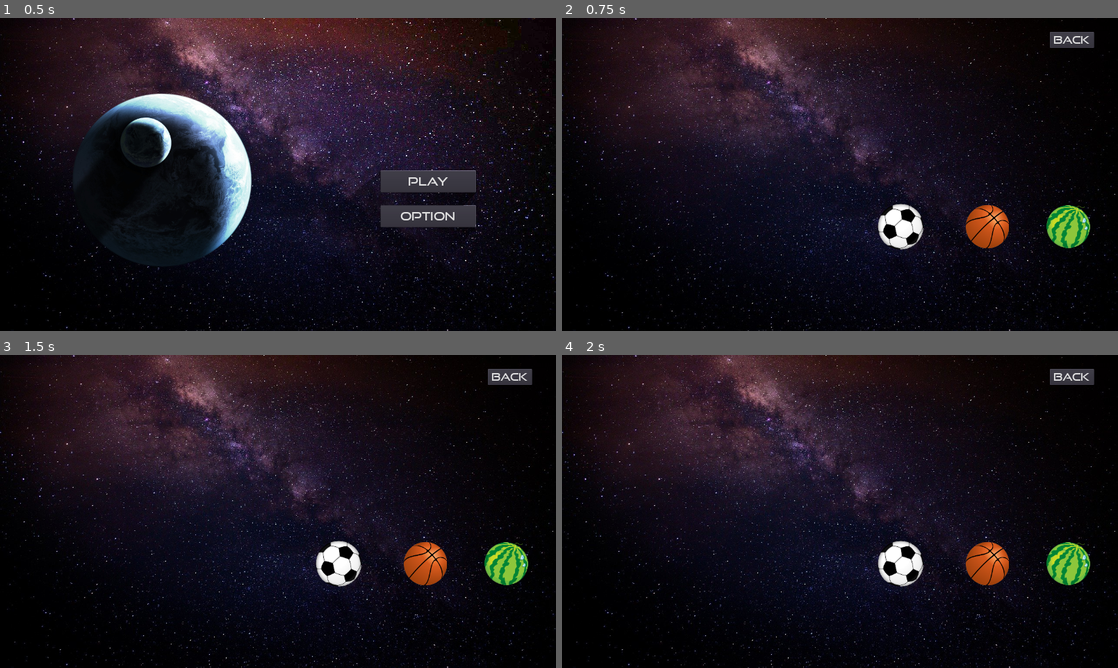
Above: before the commit, frames 1-4 (two rows, left to right).
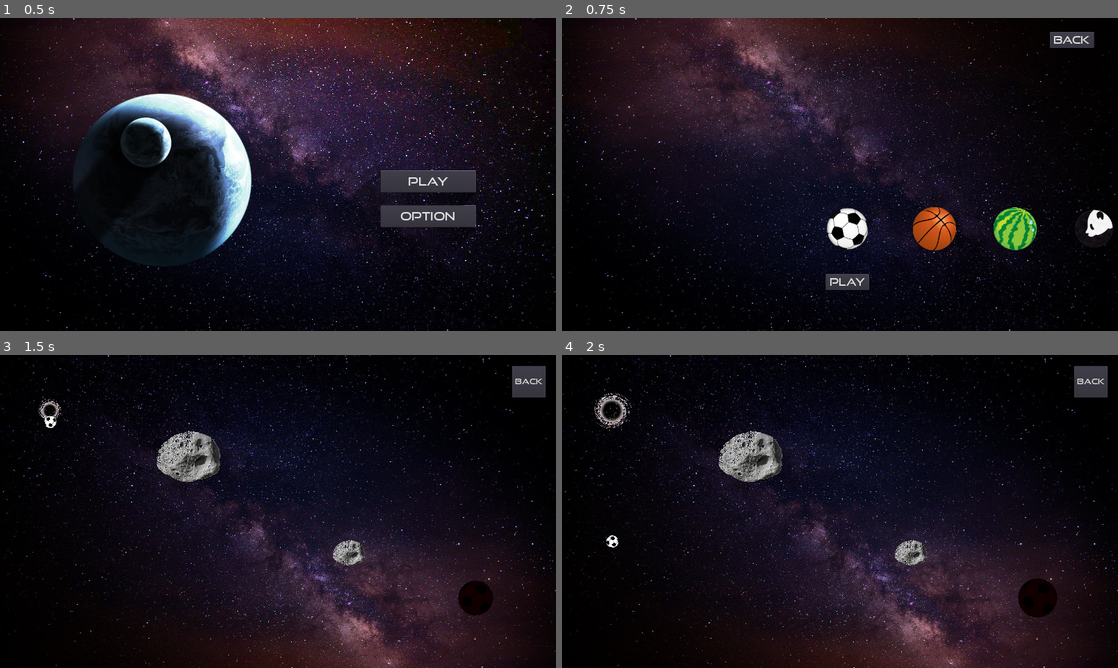
Above: after the commit, the same moments.

Repository: allenshi2014/balldrop
Game: Godot game, scene res://Menu.tscn
The game is run twice, just before and just after one commit, with the same random seed, the same clock (stepped at 60 frames per second) and the same inputs.
Inputs (mouse positions are in pixels of both pictures, inside the frame that each line leads up to):
- Up to frame 1 (0.5 s): no input
- Up to frame 2 (0.75 s): click "Play" at 0.5 s
- Up to frame 3 (1.5 s): click (283, 617) at 1.25 s, where only the run after the commit has a clickable "PLAY"
- Up to frame 4 (2 s): no input

Frame 1 is identical in both runs. In frame 2, 5.3% of the frame differs, in the area x 47-100%, y 59-87%; in frame 3, 39%, in the area x 0-100%, y 0-100%; in frame 4, 39%.

Commit message:
today updates

Diff:
--- a/level/stage1/rock.gd
+++ b/level/stage1/rock.gd
@@ -15,3 +15,12 @@
 	for i in range(point_count):
 		var p_point = position + collider_area[i] * collider_scale
 		collider_area.set(i, p_point)
+
+		#get points postion after rotation
+		var r = p_point.distance_to($sprite.position)
+		var angle = p_point.angle_to_point($sprite.position) + $sprite.get_rotation()
+		var x = r * cos(abs(angle))
+		var y = r * sin(abs(angle))
+		print(String(i) + ":" + String(x) + "," + String(y))
+		print(String(p_point))
+		print(String(rad2deg(p_point.angle_to_point($sprite.position))))
--- a/level/stage1/rock.tscn
+++ b/level/stage1/rock.tscn
@@ -3,11 +3,10 @@
 [ext_resource path="res://image/object/rock.png" type="Texture" id=1]
 [ext_resource path="res://level/stage1/rock.gd" type="Script" id=2]
 
-
-
 [node name="rock" type="StaticBody2D" groups=[
 "line",
 ]]
+rotation = 0.523599
 script = ExtResource( 2 )
 
 [node name="sprite" type="Sprite" parent="."]
--- a/selection.tscn
+++ b/selection.tscn
@@ -27,19 +27,19 @@
 position = Vector2( 774.75, 350 )
 
 [node name="ball1" type="Sprite" parent="sprites"]
-position = Vector2( 4.887, 130 )
+position = Vector2( -117.431, 134.705 )
 texture = ExtResource( 9 )
 
 [node name="ball2" type="Sprite" parent="sprites"]
-position = Vector2( 204.83, 130 )
+position = Vector2( 82.5119, 134.705 )
 texture = ExtResource( 2 )
 
 [node name="ball3" type="Sprite" parent="sprites"]
-position = Vector2( 390.659, 130 )
+position = Vector2( 268.341, 134.705 )
 texture = ExtResource( 3 )
 
 [node name="ball4" type="Sprite" parent="sprites"]
-position = Vector2( 572.908, 130 )
+position = Vector2( 450.59, 134.705 )
 texture = ExtResource( 4 )
 
 [node name="label" type="Label" parent="."]
